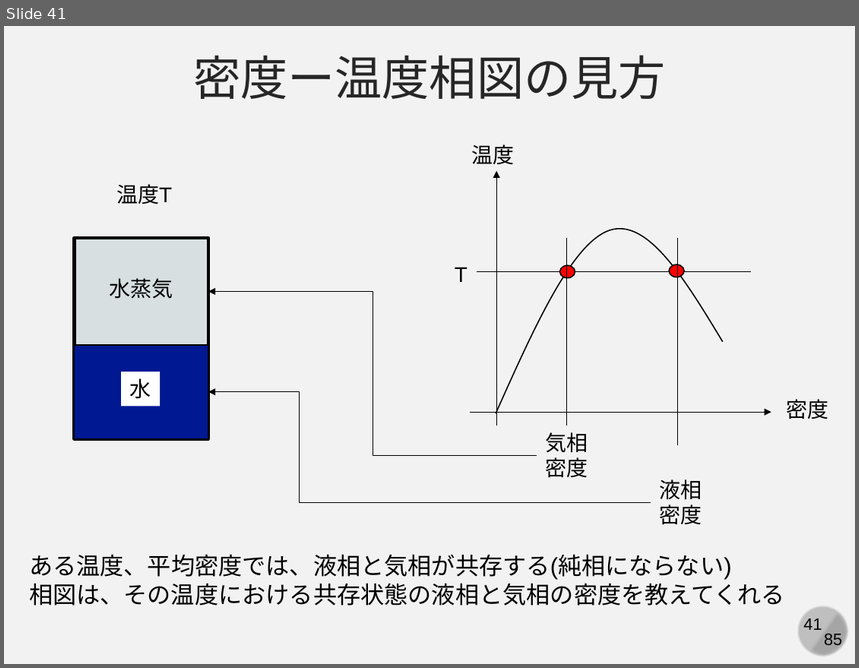
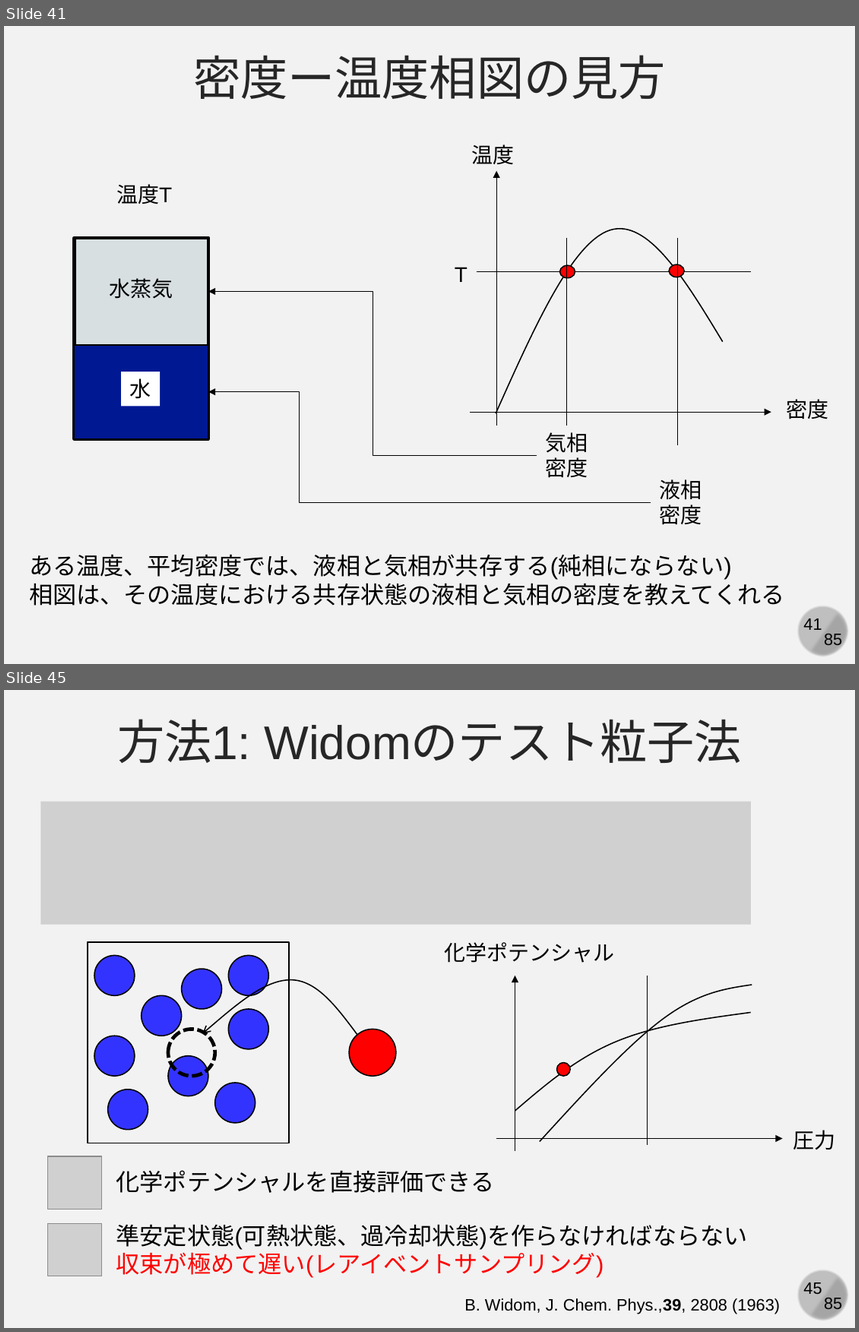
Before and after one commit to kaityo256/yamagata2022, a slide deck: 05_md_advanced/yamagata05.pptx. Shown one above the other, each under a label of ours: slide 41 before the commit, slides 41 and 45 after it; the slides between them are not shown. The pictures are 859x668 and 859x1332 pixels, drawn with LibreOffice and Linux fonts; fonts in the diff are those of the drawing; grey boxes stand for pictures. Boxes give left, top, right and bottom in pixels: in the first picture for what was removed or moved away, otherwise in the second. Text is boxed around its words. In the diff, an @@ line names an element or a change of style, - is before the commit and + after.

```diff
--- a/05_md_advanced/yamagata05.pptx
+++ b/05_md_advanced/yamagata05.pptx
@@ slide 45 added at (4, 690, 855, 1328), background #F2F2F2; not listed: 4 template elements that a slide beside it also shows @@
@@ text added at (117, 719, 742, 763), 40 pt, text #262626 @@
+方法1: Widomのテスト粒子法
@@ picture added at (40, 802, 750, 925) @@
@@ rectangle added at (88, 942, 288, 1143), outline #000000 1 pt @@
@@ ellipse added at (94, 955, 134, 996), fill #3333FF, outline #000000 1 pt @@
@@ ellipse added at (229, 955, 268, 996), fill #3333FF, outline #000000 1 pt @@
@@ text added at (445, 942, 615, 963), 18 pt, text #000000 @@
+化学ポテンシャル
@@ ellipse added at (182, 969, 222, 1009), fill #3333FF, outline #000000 1 pt @@
@@ freeform shape added at (203, 980, 357, 1035), outline #000000 1 pt @@
@@ group added at (496, 976, 783, 1151): 2 freeform shapes, 2 arrows, 1 line @@
@@ ellipse added at (141, 996, 181, 1036), fill #3333FF, outline #000000 1 pt @@
@@ ellipse added at (168, 1030, 215, 1076), outline #000000 3 pt dashed @@
@@ ellipse added at (229, 1009, 268, 1049), fill #3333FF, outline #000000 1 pt @@
@@ ellipse added at (350, 1030, 396, 1076), fill #FF0000, outline #000000 1 pt @@
@@ ellipse added at (94, 1036, 134, 1075), fill #3333FF, outline #000000 1 pt @@
@@ ellipse added at (168, 1056, 208, 1096), fill #3333FF, outline #000000 1 pt @@
@@ ellipse added at (557, 1063, 571, 1076), fill #FF0000, outline #000000 1 pt @@
@@ ellipse added at (108, 1089, 148, 1129), fill #3333FF, outline #000000 1 pt @@
@@ ellipse added at (215, 1083, 255, 1123), fill #3333FF, outline #000000 1 pt @@
@@ text added at (793, 1130, 835, 1150), 18 pt, text #000000 @@
+圧力
@@ picture added at (47, 1157, 102, 1209) @@
@@ text added at (116, 1170, 495, 1193), 20 pt, text #000000 @@
+化学ポテンシャルを直接評価できる
@@ picture added at (47, 1224, 102, 1277) @@
@@ text added at (116, 1224, 748, 1278), 20 pt, text #000000 @@
+準安定状態(可熱状態、過冷却状態)を作らなければならない
+収束が極めて遅い(レアイベントサンプリング)
@@ text added at (465, 1299, 780, 1315), 14 pt, text #000000 @@
+B. Widom, J. Chem. Phys.,39, 2808 (1963)
```
Also in this commit, not shown: 1 slide changed, 17 other slides added, 1 slide removed.
